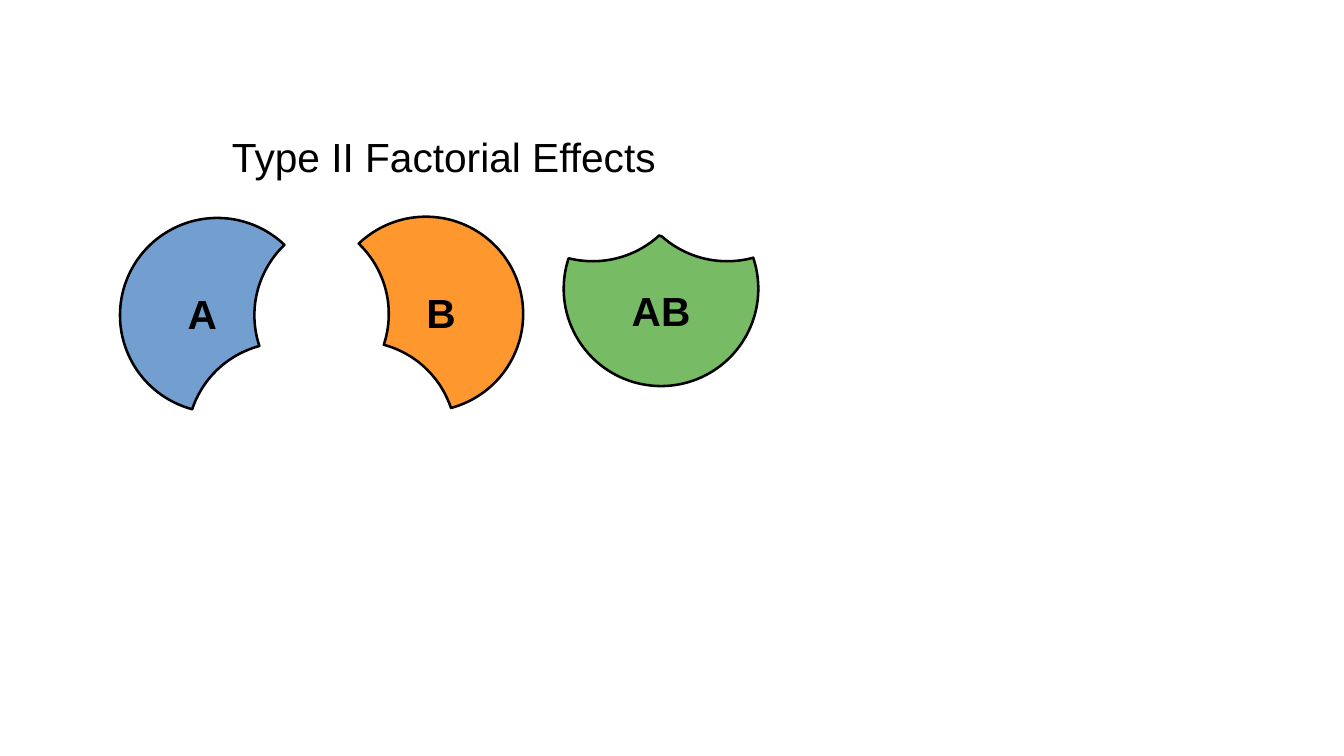
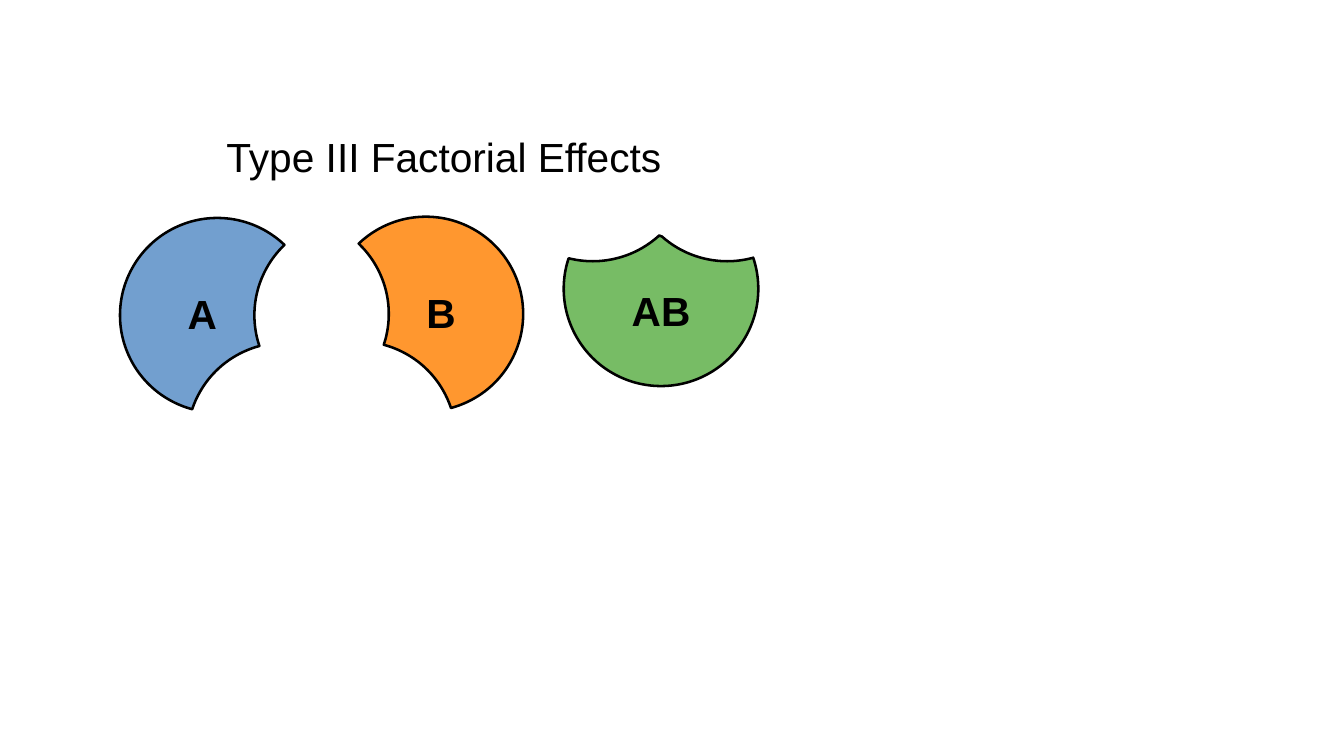
Before and after one commit to PCHN63101-Advanced-Data-Skills/Final-Linear-Model-Topics, a slide deck: slide 1 of images/venn-diagrams/SS-III.odp. Drawn at 1344x756 pixels with LibreOffice and Linux fonts; fonts in the diff are those of the drawing. Boxes give left, top, right and bottom in pixels: in the first picture for what was removed or moved away, otherwise in the second. Text is boxed around its words. In the diff, an @@ line names an element or a change of style, - is before the commit and + after.

```diff
--- a/images/venn-diagrams/SS-III.odp
+++ b/images/venn-diagrams/SS-III.odp
@@ text at bbox=[226, 142, 661, 180]: text changed @@
-Type II Factorial Effects
+Type III Factorial Effects
```
Also in this commit, not shown: 20 other files.
